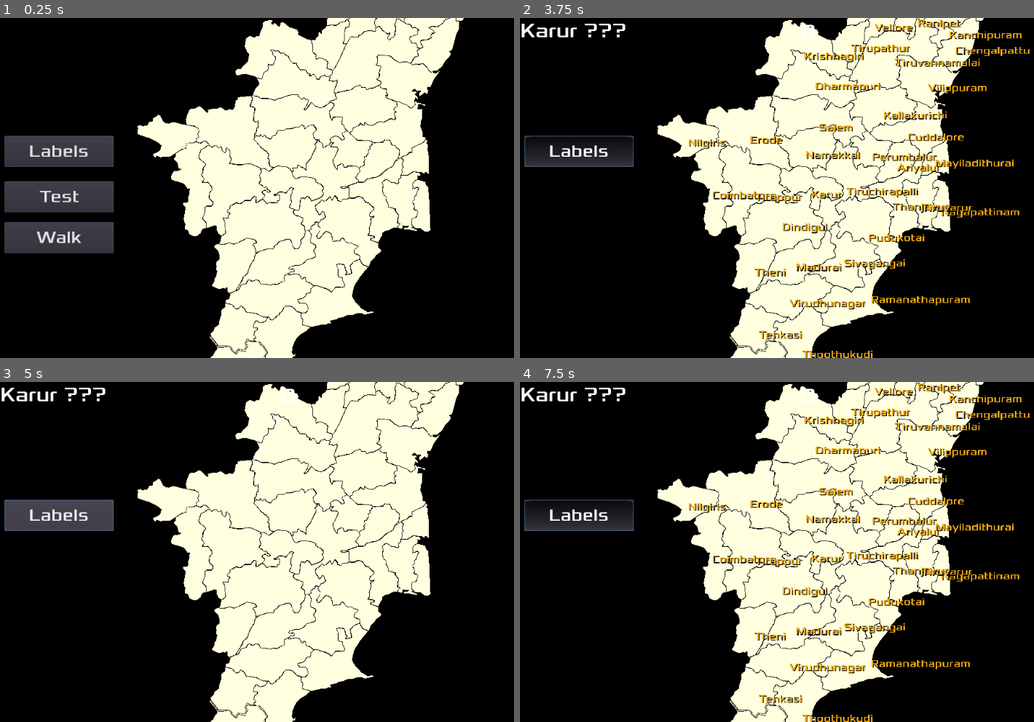
Above: before the commit, frames 1-4 (two rows, left to right).
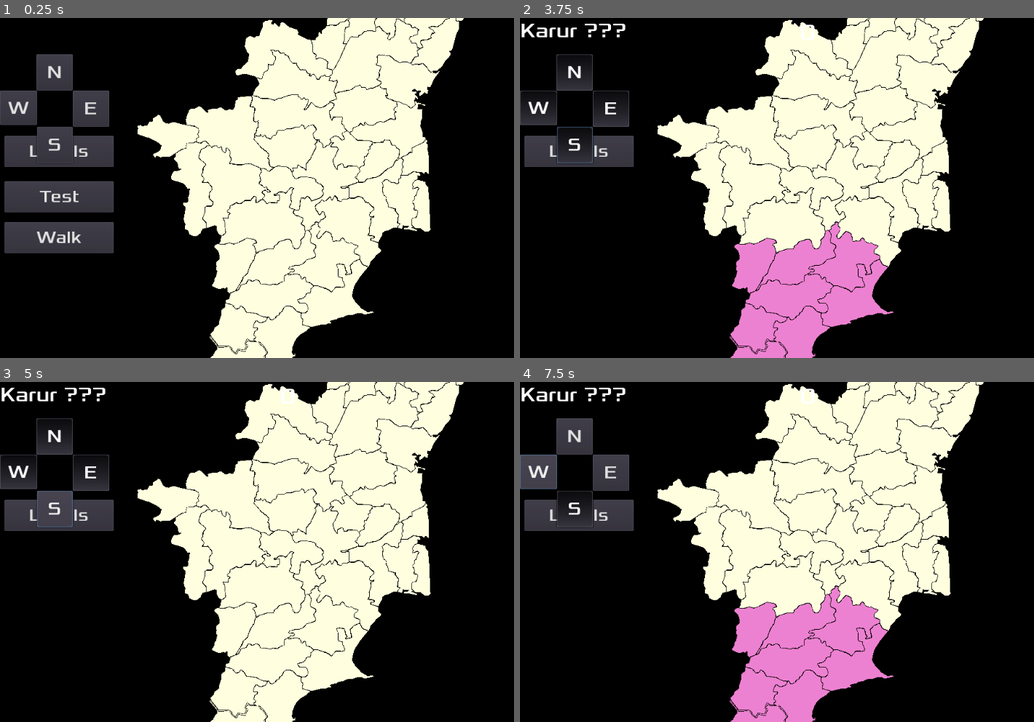
Above: after the commit, the same moments.

Repository: sharun-s/godot-tn
Game: Godot game, scene res://Node2D.tscn
Same seed, same stepped clock (60 frames per second), same inputs: the game is played once before the commit and once after it.
Inputs (mouse positions are in pixels of both pictures, inside the frame that each line leads up to):
- Up to frame 1 (0.25 s): no input
- Up to frame 2 (3.75 s): click "Test" at 0.5 s; click (612, 109) at 1.25 s, where only the run after the commit has a clickable "E"; click (576, 72) at 2 s, where only the run after the commit has a clickable "N"; click (540, 106) at 2.75 s, where only the run after the commit has a clickable "W"; click (576, 143) at 3.5 s, where only the run after the commit has a clickable "S"
- Up to frame 3 (5 s): click "Labels" at 4.25 s
- Up to frame 4 (7.5 s): click "Labels" at 5 s; click (612, 473) at 5.75 s, where only the run after the commit has a clickable "E"; click (576, 436) at 6.5 s, where only the run after the commit has a clickable "N"; click (540, 470) at 7.25 s, where only the run after the commit has a clickable "W"

The runs differ from the first frame. In frame 1, 2.6% of the frame differs, in the area x 0-22%, y 10-41%; in frame 2, 15%; in frame 3, 2.2%; in frame 4, 16%, in the area x 0-100%, y 0-100%.

Commit message:
Group of Districts selection/deselection - eg north/south/east/west

Diff:
--- a/Node2D.tscn
+++ b/Node2D.tscn
@@ -18,6 +18,10 @@
 
 [sub_resource type="DynamicFont" id=4]
 size = 40
+font_data = ExtResource( 3 )
+
+[sub_resource type="DynamicFont" id=5]
+size = 32
 font_data = ExtResource( 3 )
 
 [node name="TN" type="Node2D"]
@@ -101,9 +105,57 @@
 "_edit_use_anchors_": false
 }
 
+[node name="E" type="Button" parent="HUD"]
+margin_left = 128.0
+margin_top = 128.0
+margin_right = 192.0
+margin_bottom = 192.0
+custom_fonts/font = SubResource( 5 )
+toggle_mode = true
+text = "E"
+__meta__ = {
+"_edit_use_anchors_": false
+}
+
+[node name="N" type="Button" parent="HUD"]
+margin_left = 64.0
+margin_top = 64.0
+margin_right = 128.0
+margin_bottom = 128.0
+custom_fonts/font = SubResource( 5 )
+toggle_mode = true
+text = "N"
+__meta__ = {
+"_edit_use_anchors_": false
+}
+
+[node name="W" type="Button" parent="HUD"]
+margin_top = 128.0
+margin_right = 65.0
+margin_bottom = 189.0
+custom_fonts/font = SubResource( 5 )
+toggle_mode = true
+text = "W"
+__meta__ = {
+"_edit_use_anchors_": false
+}
+
+[node name="S" type="Button" parent="HUD"]
+margin_left = 65.0
+margin_top = 192.0
+margin_right = 128.0
+margin_bottom = 256.0
+custom_fonts/font = SubResource( 5 )
+toggle_mode = true
+text = "S"
+__meta__ = {
+"_edit_use_anchors_": false
+}
+
 [node name="Timer" type="Timer" parent="."]
 one_shot = true
 
+[connection signal="ready" from="." to="." method="_on_TN_ready"]
 [connection signal="pressed" from="HUD/Button" to="." method="_on_Button_pressed"]
 [connection signal="toggled" from="HUD/Labels" to="." method="_on_Labels_toggled"]
 [connection signal="pressed" from="HUD/Learn" to="." method="_on_Learn_pressed"]
--- a/TN.gd
+++ b/TN.gd
@@ -59,6 +59,17 @@
 var tw:=Tween.new()
 var walkpath:=Line2D.new()
 
+var compass_colors={North=Color.orange,
+South=Color.violet,
+East='00bb99',
+West="0099bb"}
+
+func _compass_toggled(pressed, dir):
+	if pressed:
+		get_tree().set_group(dir, 'modulate', compass_colors[dir])
+	else:
+		get_tree().set_group(dir, 'modulate', Color(1.0,1.0,1.0))
+
 func create_polygons(s:Sprite):
 	var b=BitMap.new()
 	b.create_from_image_alpha(s.texture.get_data())
@@ -109,7 +120,10 @@
 		add_child(a2d)
 		add_label(district, x, y, w, h)
 		a2d.connect('input_event', self, 'on_district_select',[district])
-
+	$HUD/N.connect("toggled", self, "_compass_toggled", ["North"])
+	$HUD/S.connect("toggled",self, "_compass_toggled", ["South"])
+	$HUD/E.connect("toggled",self, "_compass_toggled", ["East"])
+	$HUD/W.connect("toggled",self, "_compass_toggled", ["West"])
 	$Camera2D.position=get_node('Karur').position
 	$Camera2D.zoom=Vector2(2.4, 2.4)
 	update()
@@ -324,3 +338,45 @@
 		get_tree().set_group("dlabels","visible",true)
 	else:
 		get_tree().set_group("dlabels","visible",false)
+
+func _on_TN_ready():
+	$Timer.start(1)
+	yield($Timer,"timeout")
+	var rd=get_node('Tiruvannamalai')
+	var oa=rd.get_overlapping_areas()
+	print(oa.size())
+	for i in oa:
+		i.add_to_group("North")
+	get_node('Chennai').add_to_group('North')
+	get_node('Tiruvallur').add_to_group('North')
+	get_node('Tiruvannamalai').add_to_group('North')
+
+	oa=get_node('Virudhunagar').get_overlapping_areas()
+	print(oa.size())
+	for i in oa:
+		i.add_to_group("South")
+	get_node('Virudhunagar').add_to_group('South')
+	oa=get_node('Tirunelveli').get_overlapping_areas()
+	print(oa.size())
+	for i in oa:
+		i.add_to_group("South")
+	get_node('Tirunelveli').add_to_group('South')
+
+	oa=get_node('Ariyalur').get_overlapping_areas()
+	print(oa.size())
+	for i in oa:
+		i.add_to_group("East")
+	get_node('Ariyalur').add_to_group('East')
+	get_node('Pudukotai').add_to_group('East')
+	get_node('Tiruvarur').add_to_group('East')
+	get_node('Mayiladithurai').add_to_group('East')
+	get_node('Nagapattinam').add_to_group('East')
+
+	oa=get_node('Tiruppur').get_overlapping_areas()
+	print(oa.size())
+	for i in oa:
+		i.add_to_group("West")
+	get_node('Tiruppur').add_to_group('West')
+	get_node('Namakkal').add_to_group('West')
+	get_node('Salem').add_to_group('West')
+	get_node('Nilgiris').add_to_group('West')
Not shown: 1 places in Node2D.tscn that only renumber resources
